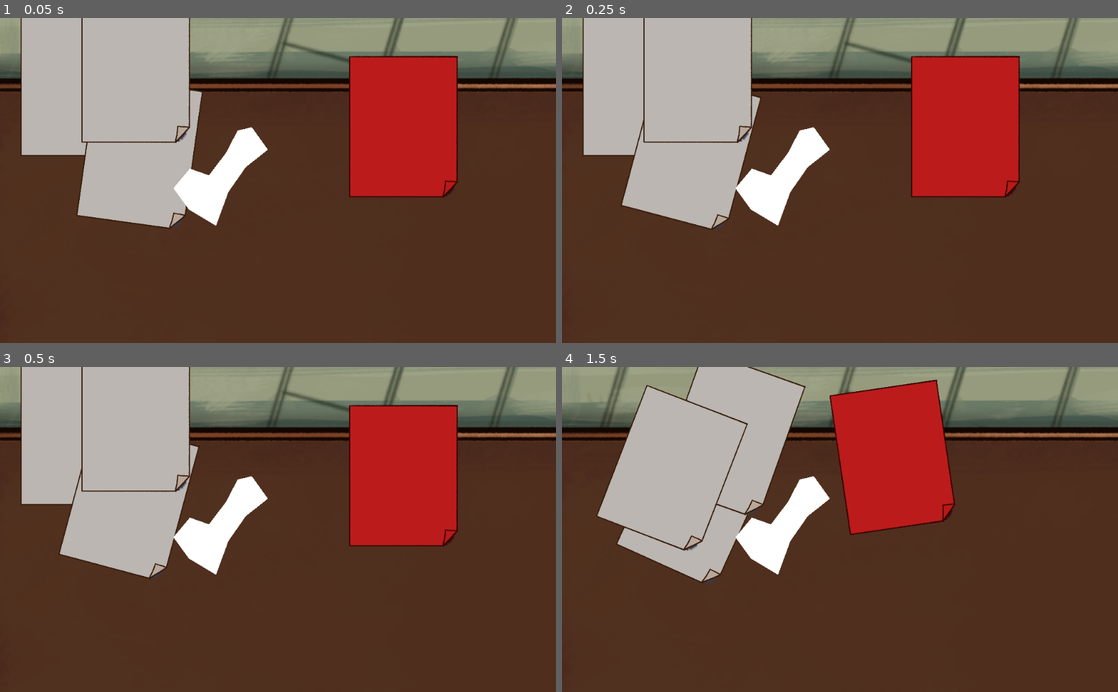
Above: before the commit, frames 1-4 (two rows, left to right).
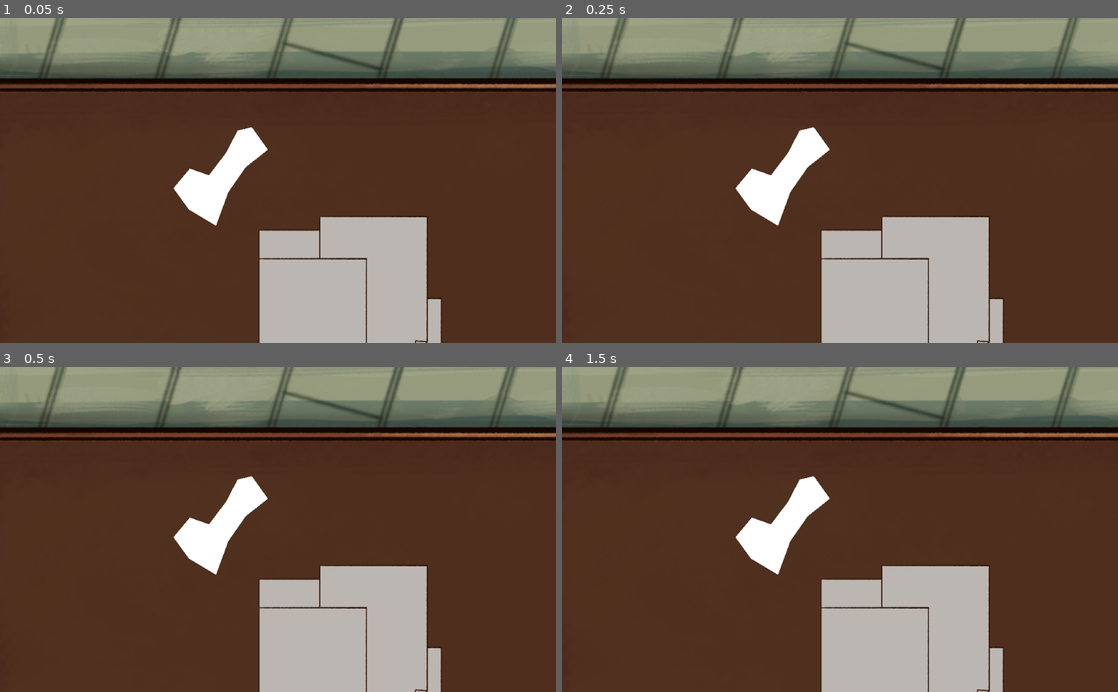
Above: after the commit, the same moments.

Repository: hulien22/ldjam51
Game: Godot game, scene res://src/test/test2.tscn
Same seed, same stepped clock (60 frames per second), same inputs: the game is played once before the commit and once after it. The project has no main scene, so this scene is started directly. The engine's default icon, where the game draws it, is replaced by a stand-in: a white triangle on a blue panel in a dark square.
Inputs (mouse positions are in pixels of both pictures, inside the frame that each line leads up to):
- Up to frame 1 (0.05 s): no input
- Up to frame 2 (0.25 s): no input
- Up to frame 3 (0.5 s): no input
- Up to frame 4 (1.5 s): drag from (967, 477) to (895, 458) at 0.52 s; drag from (634, 435) to (812, 594) at 1.27 s

The runs differ from the first frame. In frame 1, 37% of the frame differs, in the area x 3-83%, y 0-100%; in frame 2, 37%; in frame 3, 37%; in frame 4, 35%.

Commit message:
rotate only on throws, rotate in the proper direction of the throw, export draggablerigidbody2d, introduce sample ingredient as how to inheirt

Diff:
--- /dev/null
+++ b/SampleIngredient.gd
@@ -0,0 +1,7 @@
+extends "res://src/test/draggable_rigid.gd"
+
+# Called when the node enters the scene tree for the first time.
+func _ready():
+#	Want to be above papers
+# 	TODO export these values to constants somewhere
+	z_index = 1
--- a/click.gd
+++ b/click.gd
@@ -21,7 +21,6 @@
 	if event is InputEventMouseButton and event.pressed and event.button_index == 1: # Left mouse click
 		# The last 'true' enables Area2D intersections, previous four values are all defaults
 		var shapes = get_world_2d().direct_space_state.intersect_point(get_global_mouse_position(), 32, [], 0x7FFFFFFF, true, true)
-		print(shapes)
 		shapes.sort_custom(MyCustomSorter, "sort_ascending")
 
 		for shape in shapes:
@@ -40,6 +39,7 @@
 	elif event is InputEventMouseButton and event.button_index == BUTTON_LEFT and not event.pressed:
 		if selected_obj and selected_obj.has_method("drop"):
 			selected_obj.drop()
+			selected_obj = null
 
 func set_cur_click_order(co):
 	cur_click_order = co
--- a/project.godot
+++ b/project.godot
@@ -8,6 +8,16 @@
 
 config_version=4
 
+_global_script_classes=[ {
+"base": "RigidBody2D",
+"class": "DraggableBody2D",
+"language": "GDScript",
+"path": "res://src/test/draggable_rigid.gd"
+} ]
+_global_script_class_icons={
+"DraggableBody2D": ""
+}
+
 [application]
 
 config/name="ldjam51"
@@ -16,6 +26,10 @@
 [autoload]
 
 Click="*res://click.gd"
+
+[debug]
+
+settings/fps/force_fps=60
 
 [gui]
 
--- a/src/test/RigidBody2D.gd
+++ /dev/null
@@ -1,12 +0,0 @@
-extends RigidBody2D
-
-var click_order = 0
-
-func on_click():
-	self.get_parent().on_click()
-
-func get_click_order():
-	return click_order
-
-func set_click_order(co):
-	click_order = co
--- /dev/null
+++ b/src/test/SampleIngredient.tscn
@@ -0,0 +1,17 @@
+[gd_scene load_steps=2 format=2]
+
+[ext_resource path="res://SampleIngredient.gd" type="Script" id=1]
+
+[node name="SampleIngredient" type="RigidBody2D"]
+modulate = Color( 0.00784314, 0.976471, 0.796078, 1 )
+z_index = 1
+collision_mask = 4096
+script = ExtResource( 1 )
+
+[node name="Polygon2D" type="Polygon2D" parent="."]
+scale = Vector2( 5, 5 )
+polygon = PoolVector2Array( -6, -15, -9, -5, -20, -8, -12, 4, -19, 11, -9, 13, -9, 26, -1, 15, 13, 26, 5, 11, 17, 9, 8, 4, 20, -3, 8, -4, 9, -16, 0, -8 )
+
+[node name="CollisionPolygon2D" type="CollisionPolygon2D" parent="."]
+scale = Vector2( 5, 5 )
+polygon = PoolVector2Array( -6, -15, 0, -8, 9, -16, 8, -4, 20, -3, 8, 4, 17, 9, 5, 11, 13, 26, -1, 15, -9, 26, -9, 13, -19, 11, -12, 4, -20, -8, -9, -5 )
--- a/src/test/draggable.tscn
+++ b/src/test/draggable.tscn
@@ -1,9 +1,8 @@
-[gd_scene load_steps=6 format=2]
+[gd_scene load_steps=5 format=2]
 
 [ext_resource path="res://src/test/draggable.gd" type="Script" id=1]
 [ext_resource path="res://src/art/icon.png" type="Texture" id=2]
 [ext_resource path="res://src/test/Area2D.gd" type="Script" id=3]
-[ext_resource path="res://src/test/RigidBody2D.gd" type="Script" id=4]
 
 [sub_resource type="RectangleShape2D" id=1]
 extents = Vector2( 32, 32 )
@@ -22,11 +21,4 @@
 position = Vector2( 1, 2 )
 shape = SubResource( 1 )
 
-[node name="RigidBody2D" type="RigidBody2D" parent="."]
-script = ExtResource( 4 )
-
-[node name="CollisionShape2D" type="CollisionShape2D" parent="RigidBody2D"]
-position = Vector2( 1, 2 )
-shape = SubResource( 1 )
-
 [connection signal="input_event" from="Area2D" to="." method="_on_Area2D_input_event"]
--- a/src/test/draggable_rigid.gd
+++ b/src/test/draggable_rigid.gd
@@ -1,6 +1,13 @@
 extends RigidBody2D
 
-signal clicked
+class_name DraggableBody2D
+
+# To inherit from this class, create new rigidbody2d and attach a script.
+# When the popup appears, choose to inherit from this gdscript.
+
+export var collision_layer_on_click = 1 << 12 # layer 13, mask 13 will collide with this
+export var throw_force_multiplier = 1
+export var movement_multiplier = 25
 
 var held = false
 var mouse_offset
@@ -8,49 +15,44 @@
 var old_collision_layer
 var last_global_position = Vector2(0,0)
 var last_global_mouse_pos = Vector2(0,0)
+var last_delta = 0
 
-func _input_event(viewport, event, shape_idx):
-	if event is InputEventMouseButton:
-		if event.button_index == BUTTON_LEFT and event.pressed:
-			mouse_offset = self.get_local_mouse_position()
-			emit_signal("clicked", self)
+func _ready():
+	# stay awake for better collision detection
+	can_sleep = false
 
 func _physics_process(delta):
 	if held:
+		last_delta = delta
 		last_global_position = global_position
 		last_global_mouse_pos = get_global_mouse_position() - mouse_offset
-		global_position = lerp(global_position, get_global_mouse_position() - mouse_offset, 25 * delta)
-#		global_transform.origin = get_global_mouse_position()
-#		var direction = (get_global_mouse_position() - self.global_position).normalized()
-#		self.linear_velocity = direction * 5
-		var angularVelocity = Vector2.ZERO
-		angular_velocity = get_local_mouse_position().x * 0.125 - get_local_mouse_position().y * 0.125
-	else:
-		pass
+		global_position = lerp(global_position, last_global_mouse_pos, movement_multiplier * delta)
 
-#func _integrate_forces(state):
-##	global_position = lerp(global_position, get_global_mouse_position() - mouse_offset, 25 * delta)
+#		TODO add some rotation while grabbing too?
+#		angular_velocity = get_local_mouse_position().x * 0.125 - get_local_mouse_position().y * 0.125
+#		angular_velocity = get_local_mouse_position().x * 0.01 - get_local_mouse_position().y * 0.01
 
 func pickup():
 	if held:
 		return
-	mode = RigidBody2D.MODE_RIGID
 	held = true
 	old_collision_layer = collision_layer
-	collision_layer = 1 << 12 # layer 13, mask 13 will collide with this
-	print(collision_layer, old_collision_layer)
+	collision_layer = collision_layer_on_click
+	var global_mouse_loc = get_global_mouse_position()
+	mouse_offset = global_mouse_loc - global_position
 	raise()
 
 func drop(impulse=Vector2.ZERO):
 	if held:
-
-		impulse = last_global_position.direction_to(last_global_mouse_pos) * 10 * last_global_position.distance_to(last_global_mouse_pos)
-		print(impulse, Input.get_last_mouse_speed())
+#		todo this isn't quite right
+		var last_force = last_global_position.distance_to(last_global_mouse_pos) / last_delta / 50 * throw_force_multiplier
+		impulse = last_global_position.direction_to(last_global_mouse_pos) * 10 * last_force
 #		impulse = Input.get_last_mouse_speed() * .5
-		mode = RigidBody2D.MODE_RIGID
 		apply_central_impulse(impulse)
+#		calculation based on a pseudo-dot product of distance last moved, and mouse offset from center of obj
+		angular_velocity += mouse_offset.angle_to(global_position - last_global_position) * mouse_offset.length_squared() * 0.0001 * last_force * 0.01
+		collision_layer = old_collision_layer
 		held = false
-		collision_layer = old_collision_layer
 
 func get_click_order():
 	return click_order
--- a/src/test/draggable_rigid.tscn
+++ b/src/test/draggable_rigid.tscn
@@ -11,6 +11,7 @@
 position = Vector2( 0, 1 )
 collision_mask = 4096
 input_pickable = true
+can_sleep = false
 script = ExtResource( 2 )
 
 [node name="Icon" type="Sprite" parent="."]
@@ -18,11 +19,11 @@
 scale = Vector2( 3, 4 )
 texture = ExtResource( 1 )
 
-[node name="CollisionShape2D" type="CollisionShape2D" parent="."]
-position = Vector2( -0.5, -1 )
-shape = SubResource( 1 )
-
 [node name="ReceipePaper" type="Sprite" parent="."]
 position = Vector2( 0, -1 )
 scale = Vector2( 0.3, 0.3 )
 texture = ExtResource( 3 )
+
+[node name="CollisionShape2D" type="CollisionShape2D" parent="."]
+position = Vector2( -0.5, -1 )
+shape = SubResource( 1 )
--- a/src/test/test2.tscn
+++ b/src/test/test2.tscn
@@ -1,10 +1,18 @@
-[gd_scene load_steps=6 format=2]
+[gd_scene load_steps=10 format=2]
 
 [ext_resource path="res://src/test/test2.gd" type="Script" id=1]
 [ext_resource path="res://src/test/draggable_rigid.tscn" type="PackedScene" id=2]
 [ext_resource path="res://src/art/mortar.png" type="Texture" id=3]
 [ext_resource path="res://src/art/pestle.png" type="Texture" id=4]
 [ext_resource path="res://src/art/table_v1_inProgress.png" type="Texture" id=5]
+[ext_resource path="res://src/test/draggable_rigid.gd" type="Script" id=6]
+[ext_resource path="res://src/test/SampleIngredient.tscn" type="PackedScene" id=7]
+
+[sub_resource type="RectangleShape2D" id=1]
+extents = Vector2( 1436.5, 582 )
+
+[sub_resource type="RectangleShape2D" id=2]
+extents = Vector2( 614.5, 1648 )
 
 [node name="Node2D" type="Node2D"]
 script = ExtResource( 1 )
@@ -15,16 +23,16 @@
 
 [node name="draggable_rigid4" parent="." instance=ExtResource( 2 )]
 modulate = Color( 1, 0.152941, 0.152941, 1 )
-position = Vector2( 743, 202 )
+position = Vector2( 1181, 598 )
 
 [node name="draggable_rigid2" parent="." instance=ExtResource( 2 )]
-position = Vector2( 138, 126 )
+position = Vector2( 576, 522 )
 
 [node name="draggable_rigid5" parent="." instance=ExtResource( 2 )]
-position = Vector2( 276, 252 )
+position = Vector2( 714, 648 )
 
 [node name="draggable_rigid3" parent="." instance=ExtResource( 2 )]
-position = Vector2( 250, 101 )
+position = Vector2( 688, 497 )
 
 [node name="RigidBody2D" type="StaticBody2D" parent="."]
 position = Vector2( 461, 218 )
@@ -45,3 +53,52 @@
 [node name="Pestle" type="Sprite" parent="."]
 position = Vector2( 1898, 479 )
 texture = ExtResource( 4 )
+
+[node name="draggable_rigid6" parent="." instance=ExtResource( 2 )]
+position = Vector2( 576, 575 )
+script = ExtResource( 6 )
+
+[node name="StaticBody2D" type="StaticBody2D" parent="."]
+position = Vector2( 8, -12 )
+collision_layer = 3
+collision_mask = 4099
+
+[node name="CollisionShape2D" type="CollisionShape2D" parent="StaticBody2D"]
+position = Vector2( 1219.5, -465 )
+shape = SubResource( 1 )
+
+[node name="StaticBody2D2" type="StaticBody2D" parent="."]
+position = Vector2( -578, 1050 )
+collision_layer = 3
+collision_mask = 4099
+
+[node name="CollisionShape2D" type="CollisionShape2D" parent="StaticBody2D2"]
+position = Vector2( 1829, 613 )
+shape = SubResource( 1 )
+
+[node name="StaticBody2D3" type="StaticBody2D" parent="."]
+collision_mask = 4099
+
+[node name="CollisionShape2D" type="CollisionShape2D" parent="StaticBody2D3"]
+position = Vector2( -624.5, 593 )
+shape = SubResource( 2 )
+
+[node name="StaticBody2D4" type="StaticBody2D" parent="."]
+position = Vector2( 3240, -27 )
+collision_mask = 4099
+
+[node name="CollisionShape2D" type="CollisionShape2D" parent="StaticBody2D4"]
+position = Vector2( -110, 608 )
+shape = SubResource( 2 )
+
+[node name="SampleIngredient" parent="." instance=ExtResource( 7 )]
+position = Vector2( 303, 880 )
+collision_layer = 3
+collision_mask = 4098
+
+[node name="SampleIngredient2" parent="." instance=ExtResource( 7 )]
+position = Vector2( 557, 899 )
+collision_layer = 3
+collision_mask = 4098
+mass = 3.0
+can_sleep = false
Not shown, added: src/art/mortar.png.import
Not shown, added: src/art/paper_with_fold.png.import
Not shown, added: src/art/pestle.png.import
Not shown, added: src/art/rain_cloud_inProgress.png.import
Not shown, added: src/art/receipe_paper.png.import
Not shown, added: src/art/scroll.png.import
Not shown, added: src/art/table_v1_inProgress.png.import
Not shown, added: src/art/table_v2_inProgress.png.import
